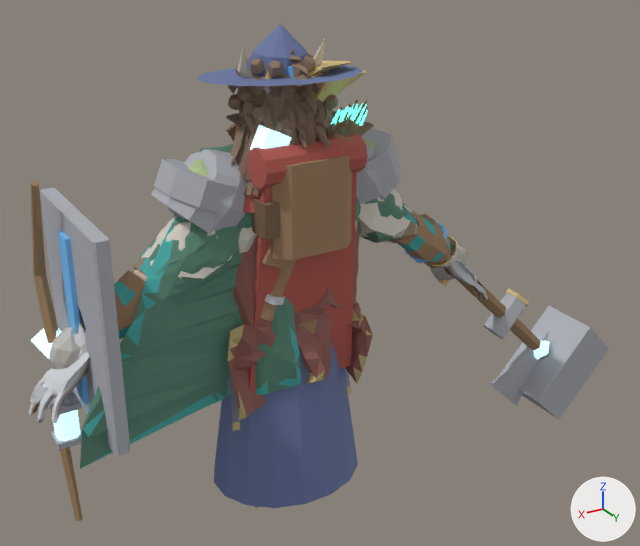
Two versions of the Blender file art/creator/humanoid_heavy/humanoid_heavy_masculine.blend, one commit apart.
The view is the same before and after, from a 50 mm lens placed at (1.68, 3.12, 2.64), pointed at (-0.29, -0.18, 0.99). The axes (+X, +Y, +Z) are drawn at lower right. The lights are the same throughout. The older version comes first.

The first picture shows 'part.arms.ranger_bracers', 'part.back.backpack', 'part.back.cape', 'part.back.travel_cape', 'part.hair.coils', 'part.offhand.tower_shield', 'part.shoulders.ranger_cloak', 'part.shoulders.slabs', 'part.torso.ranger_tunic', 'part.torso.robe', 'part.torso.sleeved_shirt', 'part.weapon.maul' and 31 more.
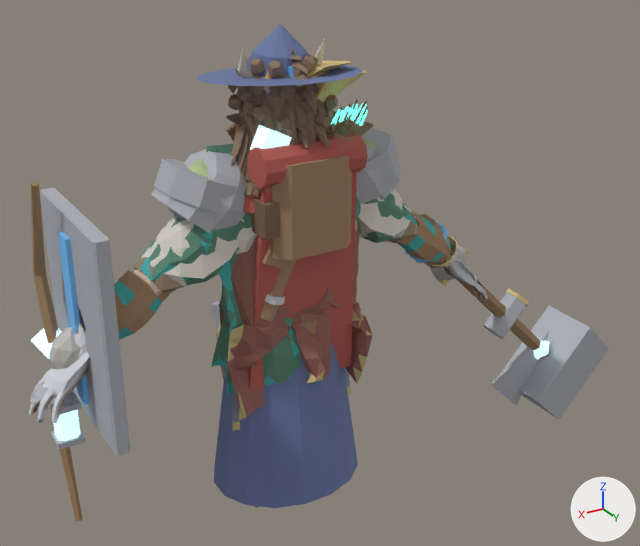
Pixel boxes (x1, y1, x2, y2) of what changed, in the pictures (640 x 546 px; the box of a moved part takes in the faces that stretch with it):
'part.shoulders.ranger_cloak', reshaped
    before: (80, 144, 301, 469)
    after: (200, 144, 301, 396)
part 1 of me_part_shoulders_ranger_cloak, rebuilt (mostly hidden afterwards)
    before: (80, 144, 297, 468)
    after: (206, 144, 301, 384)
part 2 of me_part_shoulders_ranger_cloak, deleted
    before: (80, 225, 301, 469)
part 3 of me_part_shoulders_ranger_cloak, moved or reshaped (mostly hidden before)
    before: (174, 217, 268, 397)
    after: (200, 230, 300, 396)

What changed in the scene script:
```text
Change me_part_shoulders_ranger_cloak:
    used by ob_part_shoulders_ranger_cloak; location = (0.0, 0.0, 0.0)
    remove me_part_shoulders_ranger_cloak.from_pydata(...)  # 779 vertices, 1145 faces; spans x -0.165..1.023, y -0.141..0.267, z 0.625..1.72
    add me_part_shoulders_ranger_cloak.from_pydata(...)  # 646 vertices, 961 faces; spans x -0.168..0.444, y -0.132..0.214, z 0.671..1.726
    me_part_shoulders_ranger_cloak part 1: the loose piece of 428 vertices spanning x -0.129..1.023, y -0.052..0.267, z 0.633..1.72 is rebuilt with 314 vertices and now spans x -0.156..0.406, y -0.032..0.214, z 0.677..1.726
    me_part_shoulders_ranger_cloak part 2: 15 loose pieces with 136 vertices, spanning x -0.163..1.023, y -0.056..0.267, z 0.625..1.71, are deleted
    me_part_shoulders_ranger_cloak part 3: 111 vertices removed from x -0.165..0.51, y -0.141..0.202, z 0.641..1.72; 221 vertices added at x -0.167..0.444, y -0.132..0.214, z 0.671..1.714
    other edits to the shape of me_part_shoulders_ranger_cloak do not show in these pictures
```
